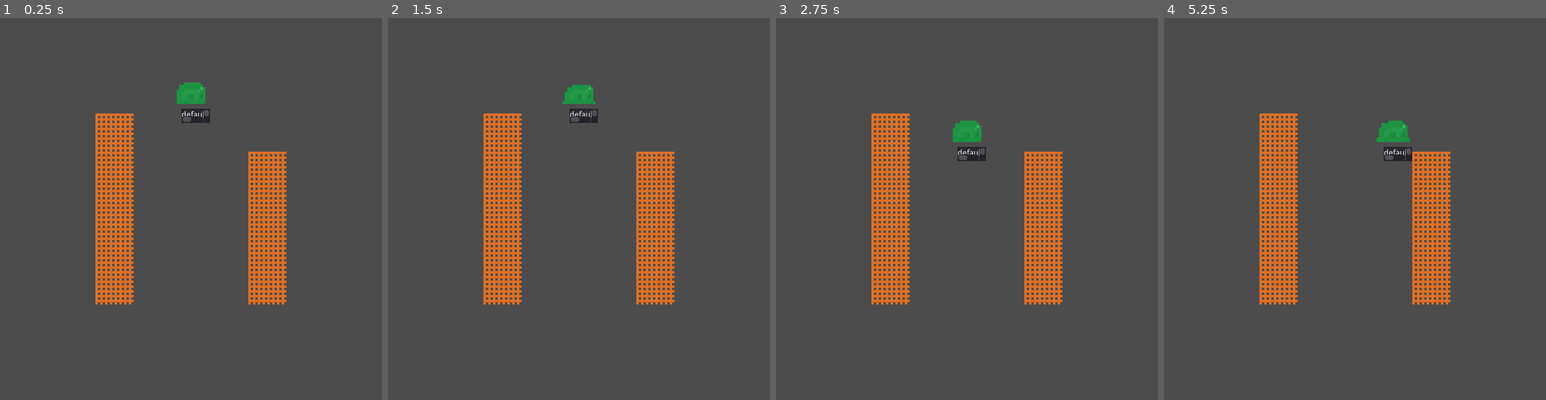
Above: before the commit, frames 1-4 (left to right).
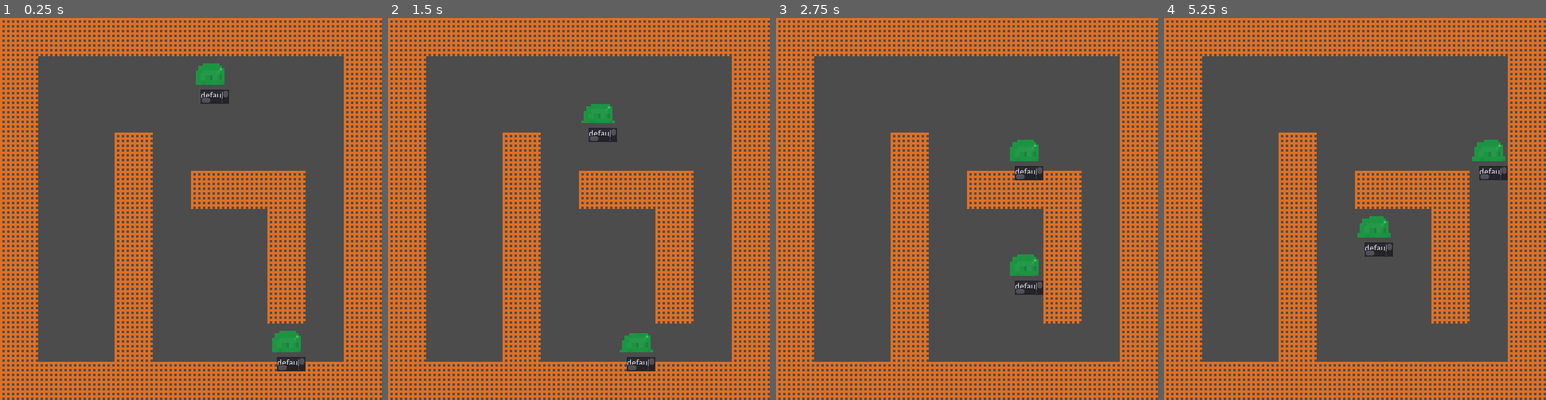
Above: after the commit, the same moments.

Repository: TuoLiYinLi/MonsterSmelter
Game: Godot game, scene res://Scene/test_3.tscn
The game is run twice, just before and just after one commit, with the same random seed, the same clock (stepped at 60 frames per second) and the same inputs.
Inputs:
- Up to frame 1 (0.25 s): no input
- Up to frame 2 (1.5 s): tap Enter at 1.25 s
- Up to frame 3 (2.75 s): no input
- Up to frame 4 (5.25 s): tap Space at 3.5 s

The runs differ from the first frame. In frame 1, 38% of the frame differs, in the area x 0-100%, y 0-100%; in frame 2, 37%; in frame 3, 37%; in frame 4, 38%.

Commit message:
算法整理

Diff:
--- a/GDScript/BattleEntity.gd
+++ b/GDScript/BattleEntity.gd
@@ -384,92 +384,36 @@
 	else:
 		printerr("进入网格时，网格不存在")
 
-#动态规划寻路算法（BFS宽度优先搜索）Z
-#--------------------------------------------------------
-var pre_route = [] # 宽度搜索得到的节点
-var q = []  # 队列结构控制循环次数
-var xx = [0, 1, 0, -1] # 右移、下移、左移、上移
-var yy = [1, 0, -1, 0]
-var visited = []  # 记录节点是否已遍历
-var father = []  # 每一个pre_route节点的父节点
-var route = []
-
-func bfs(map, start_position, dinal_position):
-	var x:int = start_position.y/64
-	var y:int = start_position.x/64
-	var m:int = dinal_position.y/64
-	var n:int = dinal_position.x/64
-	print(x,y,m,n)
-	for i in range(len(map[0])):
-		visited.push_back([])
-		for j in range(len(map)):
-			visited[i].push_back(0)
-	visited[x][y] = 1 # 入口节点设置为已遍历
-	q.push_back([x,y])
-	while !q.empty(): # 队列为空则结束循环
-		var now = q[0]
-		q.pop_at(0) # 移除队列头结点
-		for i in range(4):
-			var point = [now[0] + xx[i], now[1] + yy[i]]#当前节点
-			if point[0]<0 or point[1]<0 or point[0]>=len(map) or point[1] >= len(map[0]) or visited[point[0]][point[1]]==1 or map[point[0]][point[1]]!=0 :
-				continue
-			father.push_back(now)
-			visited[point[0]][point[1]] = 1
-			q.push_back((point))
-			pre_route.push_back(point)
-			if point[0] == m and point[1] == n:
-				print("success")
-				return 1
-	print("false")
-	return 0
-
-
-func get_route(father, pre_route): #寻找并输出最短路径Z
-	route = [pre_route[-1], father[-1]]
-	for i in range(len(pre_route) -1, -1, -1):
-		if pre_route[i] == route[-1]:
-			route.push_back(father[i])
-	route.invert()
-	print("最短路径为：",route)
-	print("步长",len(route)-1)
-	return route
-
-
-func clear(a:Array, b:Array, c:Array, d:Array, e:Array):#数组清空方便下次运算Z
-	a.clear()
-	b.clear()
-	c.clear()
-	d.clear()
-	e.clear()
-
-#---------------------------------------------------------------------------
-
-func move_Z(grid_map):
+
+
+
+func move_Z(gm):
 
 	if(is_moving or moving_cd>0):
 		print("%s的移动能力还在冷却"%[self.description])
 		return
 	else:
-		#动态生成地图	，可能是函数传参的限制，只能在这里生成地图Z
-		var map:Array
-		for i in range(len(grid_map[0])):
-			map.append([])
-			for j in len(grid_map):
-				map[i].append(int(grid_map[i][j].grid_building))
-				if(int(grid_map[i][j].grid_role)!=0):
-					map[i][j]+=2
-
-
-		#进入寻路算法有路输出true Z
-		if bfs(map, position, target_position):
-			#获取最短路径 Z
-			route = get_route(father, pre_route)
+		#动态生成地图Z
+		var map=gm.to_navigate_matrix(G,"simple_navigate_matrix")
+		for i in range(len(map[0])):
+			print(map[i])
+#		var map:Array
+#		for i in range(len(grid_map[0])):
+#			map.append([])
+#			for j in len(grid_map):
+#				map[i].append(int(grid_map[i][j].grid_building))
+#				if(int(grid_map[i][j].grid_role)!=0):
+#					map[i][j]+=2
+		var pf:PathFinding = G.path_finding.instance()
+		#进入寻路算法获取最短路径 Z
+		var route = pf.bfs(map,position,target_position)
+
+		if route!= []:
 			#下面两行修改grid_map中的角色 Z
-			grid_map[int(position.y/64)][int(position.x/64)].change_role(0)
-			next_position.x = route[1][1]*64 + 32
-			next_position.y = route[1][0]*64 + 32
-			grid_map[int(next_position.y/64)][int(next_position.x/64)].change_role(self.description)
-		clear(route, visited, father, pre_route, q)#清空所有数组内的数据，优化内存Z
+			#grid_map[int(position.y/64)][int(position.x/64)].change_role(0)
+			next_position.x = route[1][0]*64 + 32
+			next_position.y = route[1][1]*64 + 32
+			#grid_map[int(next_position.y/64)][int(next_position.x/64)].change_role(self.description)
 		moving_cd += 1
 
 		#match(direction):ne
--- a/GDScript/G.gd
+++ b/GDScript/G.gd
@@ -28,6 +28,10 @@
 
 var building:PackedScene = load("res://Scene/Building.tscn")
 
+#寻路算法Z
+var path_finding:PackedScene = load("res://Scene/PathFinding.tscn")
+
+
 # 点燃基因
 var gene_ignite:PackedScene = load("res://Scene/gene_ignite.tscn")
 # 能量消耗Z
--- a/GDScript/Grid.gd
+++ b/GDScript/Grid.gd
@@ -9,13 +9,13 @@
 var index_x:int = 0 setget set_index_x
 func set_index_x(value:int):
 	index_x = value
-	position.x = index_x * 64
+	position.x = index_x * 64+32
 
 # 自己在地图中的索引Y
 var index_y:int = 0 setget set_index_y
 func set_index_y(value:int):
 	index_y = value
-	position.y = index_y * 64
+	position.y = index_y * 64+32
 
 # 记录的角色
 var battle_entity = null
--- /dev/null
+++ b/GDScript/PathFinding.gd
@@ -0,0 +1,57 @@
+extends Node
+
+class_name PathFinding
+
+#动态规划寻路算法（BFS宽度优先搜索）Z
+#--------------------------------------------------------
+
+func bfs(map, start_position, dinal_position):
+	var pre_route = [] # 宽度搜索得到的节点
+	var q = []  # 队列结构控制循环次数
+	var xx = [0, 1, 0, -1] # 右移、下移、左移、上移
+	var yy = [1, 0, -1, 0]
+	var visited = []  # 记录节点是否已遍历
+	var father = []  # 每一个pre_route节点的父节点
+	var x:int = start_position.x/64
+	var y:int = start_position.y/64
+	var m:int = dinal_position.x/64
+	var n:int = dinal_position.y/64
+	print(x,y,m,n)
+	for i in range(len(map[0])):
+		visited.push_back([])
+		for j in range(len(map)):
+			visited[i].push_back(0)
+	visited[x][y] = 1 # 入口节点设置为已遍历
+	q.push_back([x,y])
+	while !q.empty(): # 队列为空则结束循环
+		var now = q[0]
+		q.pop_at(0) # 移除队列头结点
+		for i in range(4):
+			var point = [now[0] + xx[i], now[1] + yy[i]]#当前节点
+			if point[0]<0 or point[1]<0 or point[0]>=len(map) or point[1] >= len(map[0]) or visited[point[0]][point[1]]==1 or map[point[0]][point[1]]!=0 :
+				continue
+			father.push_back(now)
+			visited[point[0]][point[1]] = 1
+			q.push_back((point))
+			pre_route.push_back(point)
+			if point[0] == m and point[1] == n:
+				print("success")
+				var path = get_route(father, pre_route)
+				return path
+	print("false")
+	return []
+
+
+func get_route(father, pre_route): #寻找并输出最短路径Z
+	var route = [pre_route[-1], father[-1]]
+	for i in range(len(pre_route) -1, -1, -1):
+		if pre_route[i] == route[-1]:
+			route.push_back(father[i])
+	route.invert()
+	print("最短路径为：",route)
+	print("步长",len(route)-1)
+	return route
+
+
+
+#---------------------------------------------------------------------------
--- a/GDScript/test_2.gd
+++ b/GDScript/test_2.gd
@@ -102,6 +102,7 @@
 	m3.description = "p3"
 	self.add_child(m3)
 
+
 	m1.position = Vector2(96,160)
 	m1.next_position = Vector2(96,160)
 	m1.last_position = Vector2(96,160)
--- a/GDScript/test_3.gd
+++ b/GDScript/test_3.gd
@@ -10,11 +10,24 @@
 
 	gm.init_grids(10,10)
 
-	for grid in gm.get_grids_range(3,3,3,7):
+	for grid in gm.get_grids_range(3,3,3,8):
 		var b = G.building.instance()
 		add_child(b)
 		grid.building = b
 		b.grid = grid
+
+	for i in [[0,0,0,9],[0,0,9,0],[9,0,9,9],[0,9,9,9]]:
+		for grid in gm.get_grids_range(i[0],i[1],i[2],i[3]):
+			var b = G.building.instance()
+			add_child(b)
+			grid.building = b
+			b.grid = grid
+
+	for grid in gm.get_grids_range(5,4,6,4):
+			var b = G.building.instance()
+			add_child(b)
+			grid.building = b
+			b.grid = grid
 
 	for grid in gm.get_grids_range(7,4,7,7):
 		var b = G.building.instance()
@@ -22,46 +35,57 @@
 		grid.building = b
 		b.grid = grid
 
-	var slime = G.battle_entity.instance()
-	add_child(slime)
+	var m1 = G.battle_entity.instance()
+	add_child(m1)
+	m1.teleport_to(gm.get_grid_at(5,1))
+	m1.target_position=Vector2(544,544)
+	m1.description = "p1"
 
-	slime.teleport_to(gm.get_grid_at(5,1))
+	var m2 = G.battle_entity.instance()
+	add_child(m2)
+	m2.teleport_to(gm.get_grid_at(7,8))
+	m2.target_position=Vector2(96,96)
+	m2.description = "p1"
 
-	print(gm.to_navigate_matrix(G,"simple_navigate_matrix"))
+	while(true):
+		yield(get_tree().create_timer(0.5),"timeout")
+		m1.move_Z(gm)
+		m2.move_Z(gm)
+	#print(gm.to_navigate_matrix(G,"simple_navigate_matrix"))
 
-	slime.move_to(gm.get_grid_at(5,2))
+	#slime.move_to(gm.get_grid_at(5,2))
 
-	yield(get_tree().create_timer(2),"timeout")
-	slime.move_to(gm.get_grid_at(5,3))
+#	yield(get_tree().create_timer(2),"timeout")
+#	slime.move_to(gm.get_grid_at(5,3))
 
-
-	yield(get_tree().create_timer(2),"timeout")
-	slime.move_to(gm.get_grid_at(6,3))
-
-
-	print(gm.to_navigate_matrix(G,"simple_navigate_matrix"))
-
-	yield(get_tree().create_timer(2),"timeout")
-	slime.move_to(gm.get_grid_at(6,4))
-
-
-	print(gm.to_navigate_matrix(G,"simple_navigate_matrix"))
-
-	slime.teleport_to(gm.get_grid_at(5,1))
-
-	print(gm.to_navigate_matrix(G,"simple_navigate_matrix"))
-
-	slime.move_to(gm.get_grid_at(5,2))
-
-	yield(get_tree().create_timer(2),"timeout")
-	slime.move_to(gm.get_grid_at(5,3))
-
-
-	yield(get_tree().create_timer(2),"timeout")
-	slime.move_to(gm.get_grid_at(6,3))
-
-
-	print(gm.to_navigate_matrix(G,"simple_navigate_matrix"))
-
-	yield(get_tree().create_timer(2),"timeout")
-	slime.move_to(gm.get_grid_at(9,9))
+#	print(gm.to_navigate_matrix(G,"simple_navigate_matrix"))
+#	yield(get_tree().create_timer(2),"timeout")
+#	slime.move_to(gm.get_grid_at(6,3))
+#
+#
+#
+#
+#	yield(get_tree().create_timer(2),"timeout")
+#	slime.move_to(gm.get_grid_at(6,4))
+#
+#
+#	print(gm.to_navigate_matrix(G,"simple_navigate_matrix"))
+#
+#	slime.teleport_to(gm.get_grid_at(5,1))
+#
+#	print(gm.to_navigate_matrix(G,"simple_navigate_matrix"))
+#
+#	slime.move_to(gm.get_grid_at(5,2))
+#
+#	yield(get_tree().create_timer(2),"timeout")
+#	slime.move_to(gm.get_grid_at(5,3))
+#
+#
+#	yield(get_tree().create_timer(2),"timeout")
+#	slime.move_to(gm.get_grid_at(6,3))
+#
+#
+#	print(gm.to_navigate_matrix(G,"simple_navigate_matrix"))
+#
+#	yield(get_tree().create_timer(2),"timeout")
+#	slime.move_to(gm.get_grid_at(9,9))
--- a/Scene/Building.tscn
+++ b/Scene/Building.tscn
@@ -1,6 +1,6 @@
 [gd_scene load_steps=3 format=2]
 
-[ext_resource path="res://Scene/Building.gd" type="Script" id=1]
+[ext_resource path="res://GDScript/Building.gd" type="Script" id=1]
 [ext_resource path="res://Texture/Misc/debug_physics_support.png" type="Texture" id=2]
 
 [node name="Building" type="Node2D"]
--- /dev/null
+++ b/Scene/PathFinding.tscn
@@ -0,0 +1,6 @@
+[gd_scene load_steps=2 format=2]
+
+[ext_resource path="res://GDScript/PathFinding.gd" type="Script" id=1]
+
+[node name="Node2D" type="Node2D"]
+script = ExtResource( 1 )
--- a/project.godot
+++ b/project.godot
@@ -17,7 +17,7 @@
 "base": "Node2D",
 "class": "Building",
 "language": "GDScript",
-"path": "res://Scene/Building.gd"
+"path": "res://GDScript/Building.gd"
 }, {
 "base": "Node2D",
 "class": "Gene",
@@ -43,6 +43,11 @@
 "class": "Map",
 "language": "GDScript",
 "path": "res://GDScript/test_2.gd"
+}, {
+"base": "Node",
+"class": "PathFinding",
+"language": "GDScript",
+"path": "res://GDScript/PathFinding.gd"
 } ]
 _global_script_class_icons={
 "BattleEntity": "",
@@ -51,7 +56,8 @@
 "GeneIgnite": "",
 "Grid": "",
 "GridManager": "",
-"Map": ""
+"Map": "",
+"PathFinding": ""
 }
 
 [application]
Renamed: Scene/Building.gd -> GDScript/Building.gd
